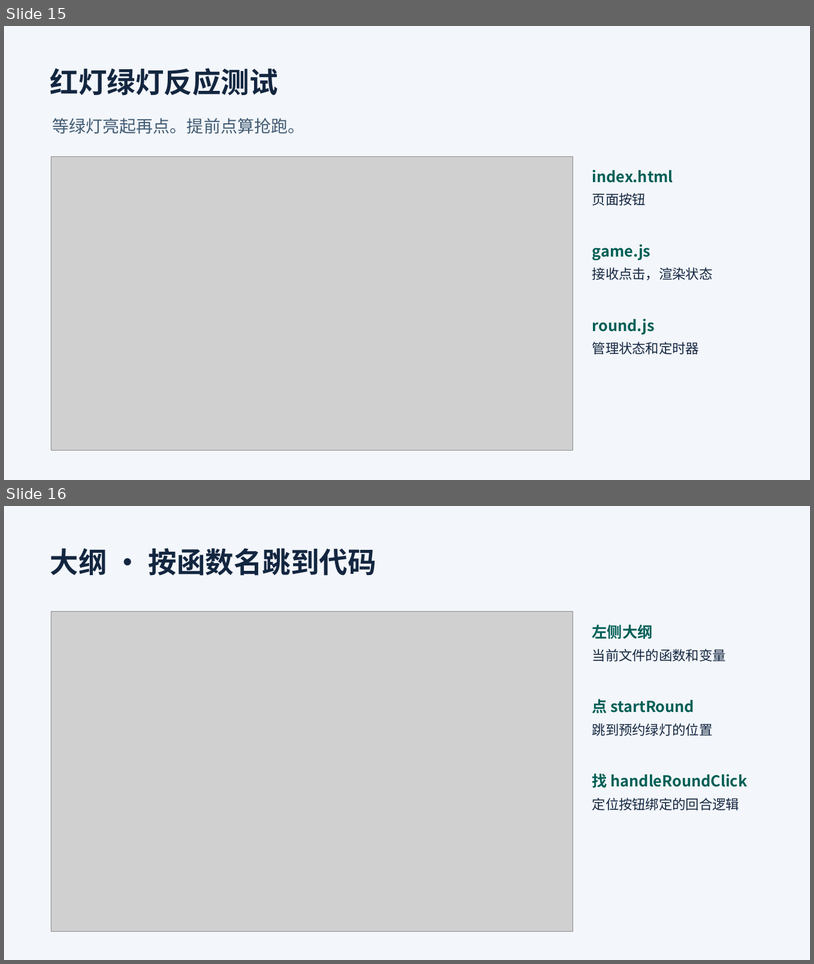
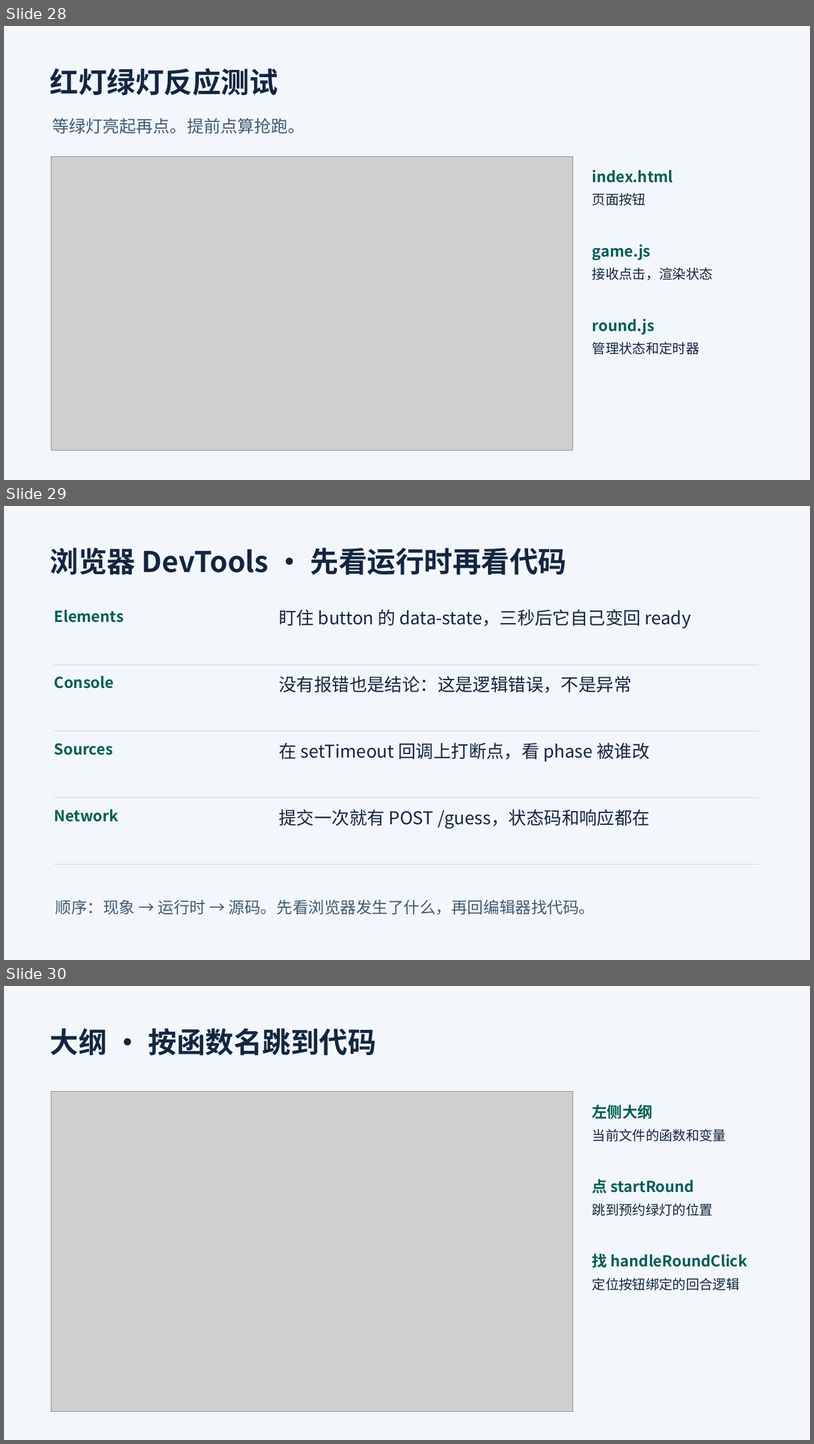
Before and after one commit to Zewang0217/boyuan-tech-sharing-lesson-01, a slide deck: materials/开发环境配置与编辑器.pptx. Shown one above the other, each under a label of ours: slides 15 and 16 before the commit, slides 28, 29 and 30 after it. The pictures are 814x964 and 814x1444 pixels, drawn with LibreOffice and Linux fonts; fonts in the diff are those of the drawing; grey boxes stand for pictures. Boxes give left, top, right and bottom in pixels: in the first picture for what was removed or moved away, otherwise in the second. Text is boxed around its words. In the diff, an @@ line names an element or a change of style, - is before the commit and + after.

Commit message:
docs(lesson): 补齐工具链与 AI 章节，改用激活环境启动
- 课件从 36 页扩到 56 页：GitHub 仓库页与许可证、练手仓库、编辑器谱系与截图、VS Code 介绍与打开项目、包管理器、推荐扩展、DevTools、npm/npx、装依赖演示、AI 章节
- 两个 README 改为 source .venv/bin/activate 启动，补充 uv 与 GUESS_TARGET 固定谜底写法
- 补充 MIT LICENSE、Windows 快捷键 PDF、图标与书封素材，忽略 Office 锁文件

```diff
--- a/materials/开发环境配置与编辑器.pptx
+++ b/materials/开发环境配置与编辑器.pptx
@@ slide 29 added at (x1=4, y1=506, x2=810, y2=960), background #F3F6FA @@
@@ text added at (x1=50, y1=547, x2=567, y2=575), 34 pt, text #132640, bold @@
+浏览器 DevTools · 先看运行时再看代码
@@ text added at (x1=54, y1=610, x2=124, y2=622), 18 pt, text #005E55, bold @@
+Elements
@@ text added at (x1=279, y1=609, x2=692, y2=628), 21 pt, text #132640 @@
+盯住 button 的 data-state，三秒后它自己变回 ready
@@ line added from (54, 664) to (759, 664), #C8D4E0 0.8 pt @@
@@ text added at (x1=54, y1=676, x2=114, y2=688), 18 pt, text #005E55, bold @@
+Console
@@ text added at (x1=279, y1=676, x2=632, y2=693), 21 pt, text #132640 @@
+没有报错也是结论：这是逻辑错误，不是异常
@@ line added from (54, 731) to (759, 731), #C8D4E0 0.8 pt @@
@@ text added at (x1=54, y1=743, x2=113, y2=755), 18 pt, text #005E55, bold @@
+Sources
@@ text added at (x1=279, y1=742, x2=650, y2=762), 21 pt, text #132640 @@
+在 setTimeout 回调上打断点，看 phase 被谁改
@@ line added from (54, 798) to (759, 798), #C8D4E0 0.8 pt @@
@@ text added at (x1=54, y1=809, x2=119, y2=822), 18 pt, text #005E55, bold @@
+Network
@@ text added at (x1=279, y1=809, x2=650, y2=829), 21 pt, text #132640 @@
+提交一次就有 POST /guess，状态码和响应都在
@@ line added from (54, 864) to (759, 864), #C8D4E0 0.8 pt @@
@@ text added at (x1=56, y1=899, x2=596, y2=915), 19 pt, text #415B73 @@
+顺序：现象 → 运行时 → 源码。先看浏览器发生了什么，再回编辑器找代码。
@@ what was slide 15 is now slide 28 @@
@@ what was slide 16 is now slide 30 @@
```
Also in this commit, not shown: 6 slides changed, 19 other slides added, 31 other files.
